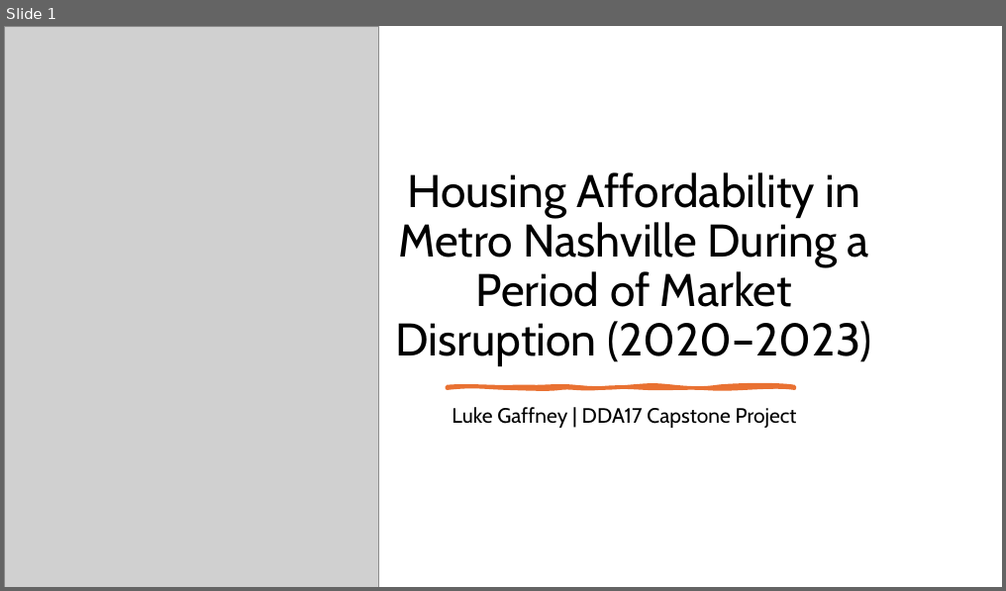
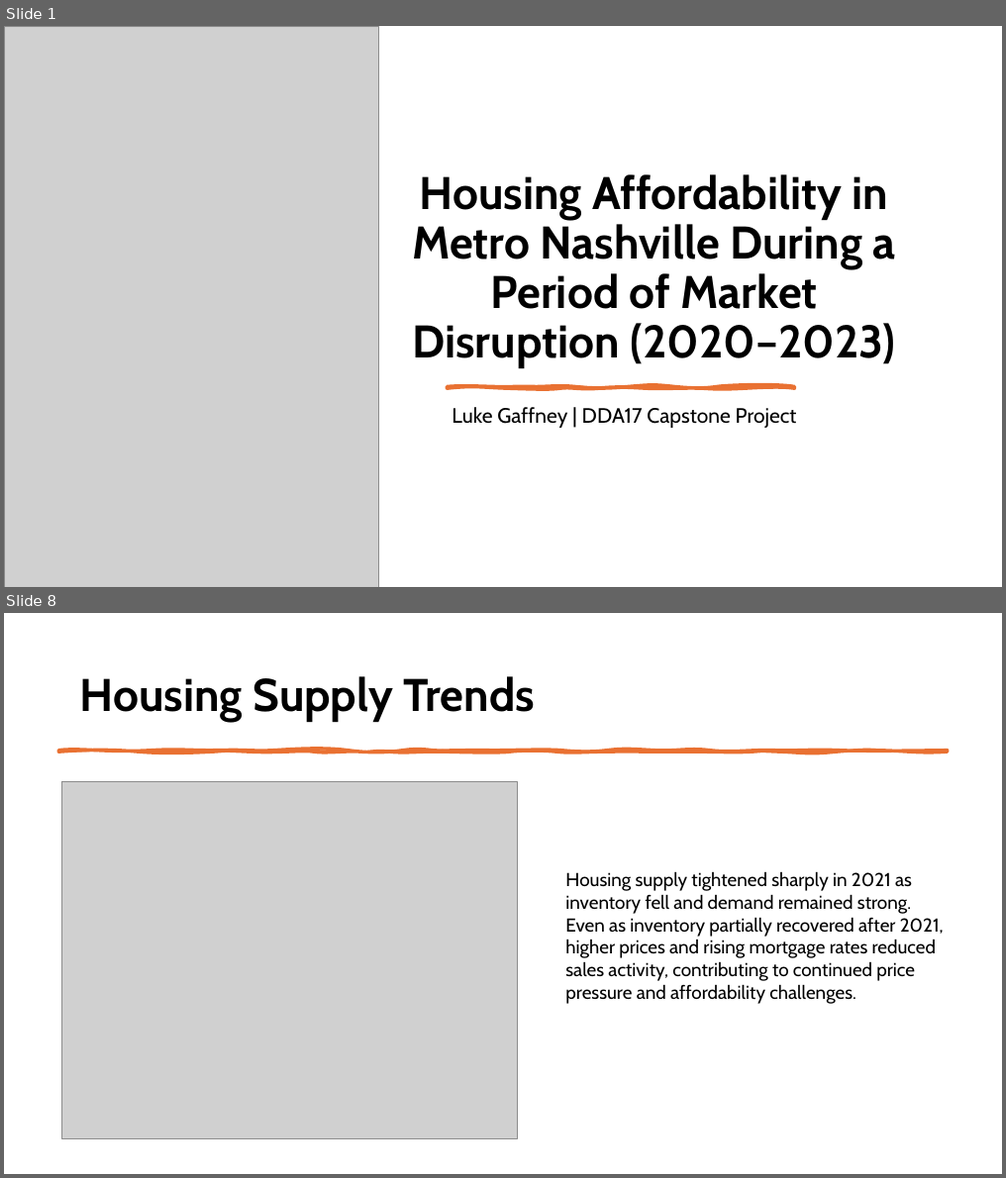
Before and after one commit to lukemgaff/Metro-Nashville-Housing-Affordability-2020-2023, a slide deck: Capstone(Nashville Housing).pptx. Shown one above the other, each under a label of ours: slide 1 before the commit, slides 1 and 8 after it; the slides between them are not shown. The pictures are 1006x591 and 1006x1178 pixels, drawn with LibreOffice and Linux fonts; fonts in the diff are those of the drawing; grey boxes stand for pictures. Boxes give left, top, right and bottom in pixels: in the first picture for what was removed or moved away, otherwise in the second. Text is boxed around its words. In the diff, an @@ line names an element or a change of style, - is before the commit and + after.

```diff
--- a/Capstone(Nashville Housing).pptx
+++ b/Capstone(Nashville Housing).pptx
@@ slide 8 added at <box>4,613,1002,1174</box>, background #FFFFFF @@
@@ title added at <box>80,676,535,722</box>, 44 pt, text #000000, bold @@
+Housing Supply Trends
@@ freeform shape added at <box>58,750,947,752</box>, fill #E97132, outline #E97132 3.25 pt @@
@@ picture added at <box>61,781,518,1139</box> @@
@@ text added at <box>565,871,944,1004</box>, 18 pt, text #000000 @@
+Housing supply tightened sharply in 2021 as inventory fell and demand remained strong. Even as inventory partially recovered after 2021, higher prices and rising mortgage rates reduced sales activity, contributing to continued price pressure and affordability challenges.
@@ slide 1 changed as well @@
@@ title "Housing Affordability in Metro Nashville ...": place and size @@
-title "Housing Affordability in Metro Nashville ..." at <box>396,173,872,367</box>
+title "Housing Affordability in Metro Nashville ..." at <box>412,174,896,368</box>
@@ title "Housing Affordability in Metro Nashville ..." at <box>412,174,896,368</box>: bold on @@
```
Also in this commit, not shown: 10 other slides changed, 2 other slides added, 2 slides removed, 12 other files.
